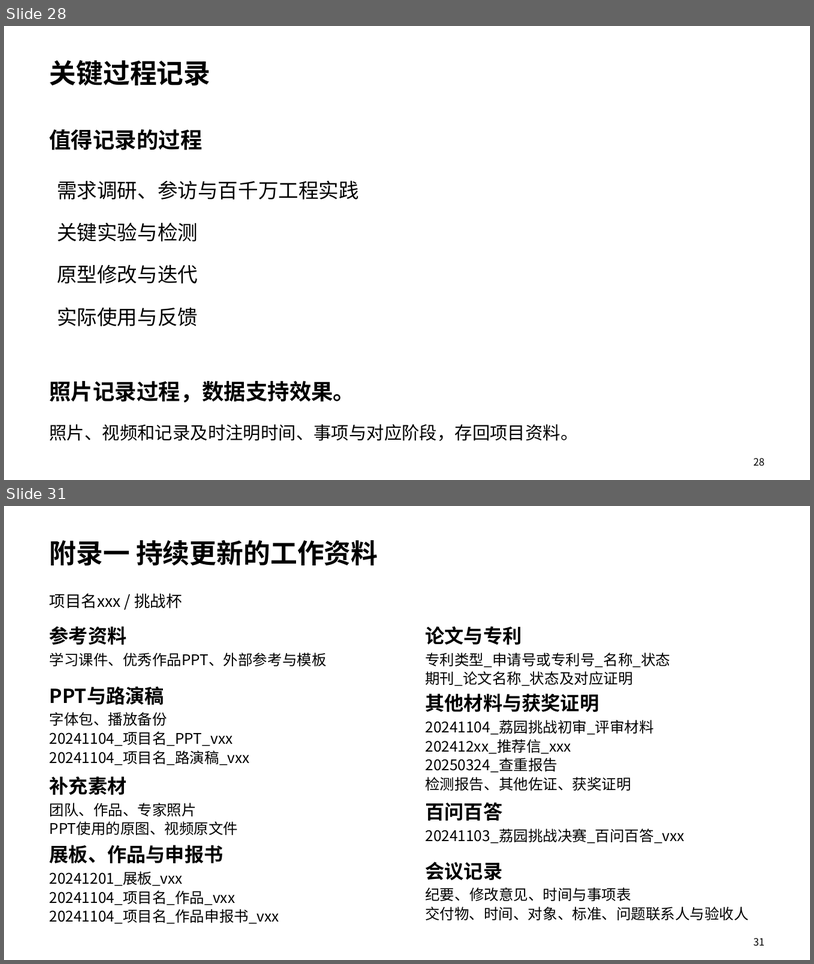
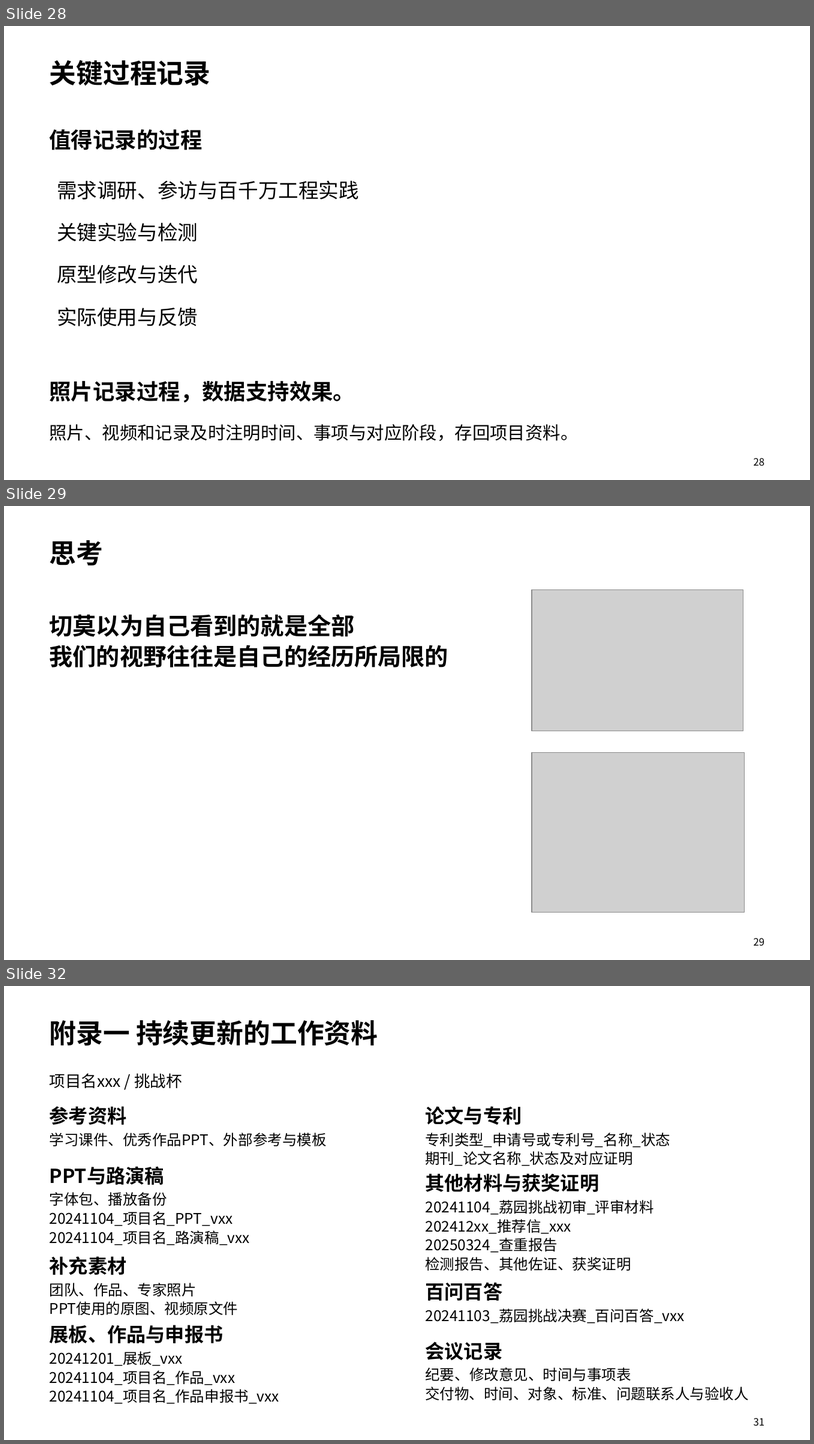
Before and after one commit to uuoov/challenge-cup-sharing, a slide deck: challenge-cup-sharing.pptx. Shown one above the other, each under a label of ours: slides 28 and 31 before the commit, slides 28, 29 and 32 after it; the slides between them are not shown. The pictures are 814x964 and 814x1444 pixels, drawn with LibreOffice and Linux fonts; fonts in the diff are those of the drawing; grey boxes stand for pictures. Boxes give left, top, right and bottom in pixels: in the first picture for what was removed or moved away, otherwise in the second. Text is boxed around its words. In the diff, an @@ line names an element or a change of style, - is before the commit and + after.

```diff
--- a/challenge-cup-sharing.pptx
+++ b/challenge-cup-sharing.pptx
@@ slide 29 added at bbox=[4, 506, 810, 960], background #FFFFFF @@
@@ text added at bbox=[50, 540, 104, 565], 32 pt, text #000000, bold @@
+思考
@@ picture added at bbox=[532, 590, 744, 731] @@
@@ text added at bbox=[50, 614, 449, 667], 28 pt, text #000000, bold @@
+切莫以为自己看到的就是全部
+我们的视野往往是自己的经历所局限的
@@ picture added at bbox=[532, 753, 744, 912] @@
@@ text added at bbox=[754, 937, 765, 945], 12 pt, text #000000 @@
+29
@@ what was slide 31 is now slide 32 @@
```
Also in this commit, not shown: 9 slides changed, 1 other file.
